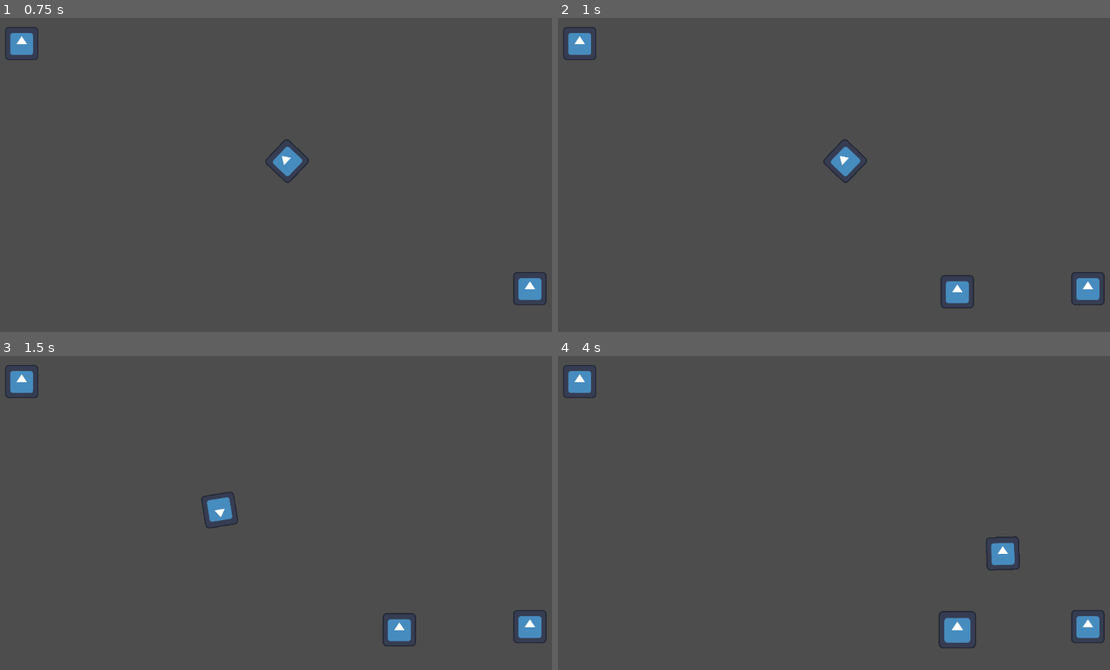
Above: before the commit, frames 1-4 (two rows, left to right).
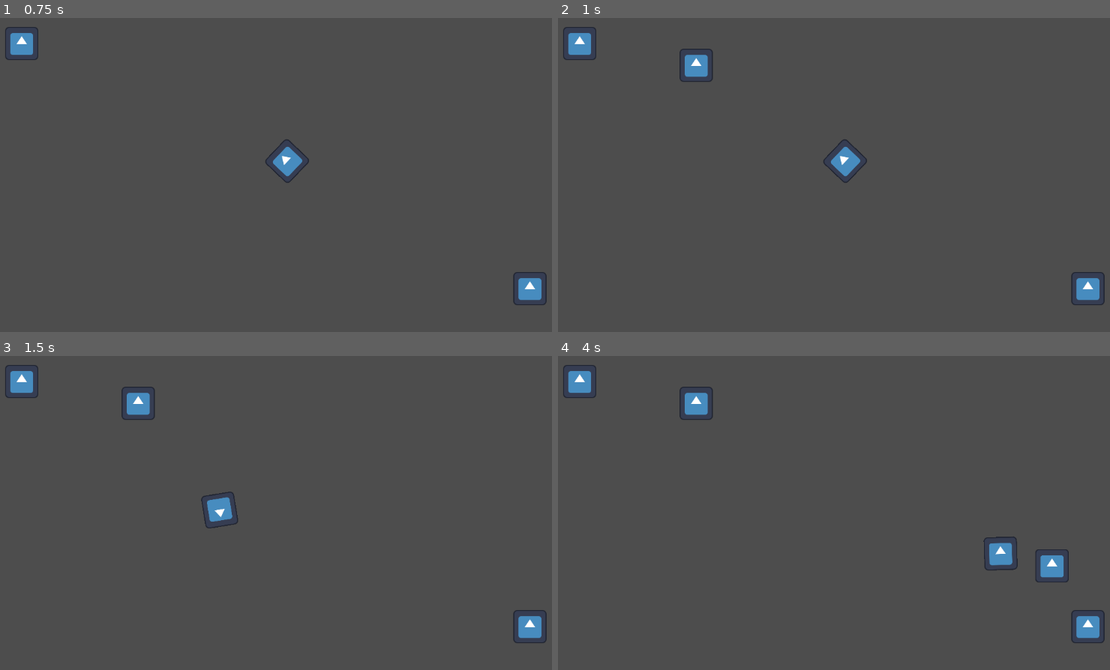
Above: after the commit, the same moments.

Repository: Gonzalo-Pizzolanti/madrid_jam
Game: Godot game, scene res://Scenes/world.tscn
Same seed, same stepped clock (60 frames per second), same inputs: the game is played once before the commit and once after it. The engine's default icon, where the game draws it, is replaced by a stand-in: a white triangle on a blue panel in a dark square. Sound files missing from this copy of the repository are replaced by a short silence.
Inputs (mouse positions are in pixels of both pictures, inside the frame that each line leads up to):
- Up to frame 1 (0.75 s): move the mouse to (287, 162) at 0.52 s
- Up to frame 2 (1 s): no input
- Up to frame 3 (1.5 s): tap Enter at 1.25 s; move the mouse to (165, 519) at 1.27 s
- Up to frame 4 (4 s): tap Space at 2, 3.5 s; move the mouse to (900, 428) at 2.02 s; tap Enter at 2.75 s; move the mouse to (811, 569) at 2.77 s; move the mouse to (1021, 553) at 3.52 s

Frame 1 is identical in both runs. In frame 2, 0.8% of the frame differs, in the area x 22-76%, y 9-93%; in frame 3, 0.8%; in frame 4, 1.4%, in the area x 22-93%, y 9-94%.

Commit message:
feat(Battery): set max number of batteries

Diff:
--- a/Scenes/battery.tscn
+++ b/Scenes/battery.tscn
@@ -9,7 +9,7 @@
 [sub_resource type="CircleShape2D" id="CircleShape2D_mjabg"]
 radius = 223.466
 
-[node name="Battery" type="CharacterBody2D"]
+[node name="Battery" type="CharacterBody2D" groups=["Battery"]]
 scale = Vector2(0.5, 0.5)
 collision_layer = 4
 collision_mask = 8
--- a/Scenes/world.tscn
+++ b/Scenes/world.tscn
@@ -1,9 +1,10 @@
-[gd_scene load_steps=5 format=3 uid="uid://cup3il6c8ldjo"]
+[gd_scene load_steps=6 format=3 uid="uid://cup3il6c8ldjo"]
 
 [ext_resource type="PackedScene" uid="uid://dif1ktcx67lst" path="res://Scenes/spawner_battery.tscn" id="1_5a7ea"]
 [ext_resource type="Script" uid="uid://dt00iyw4gh1jt" path="res://Scripts/world.gd" id="1_8j60k"]
 [ext_resource type="PackedScene" uid="uid://qxgotddilv0m" path="res://Scenes/battery.tscn" id="1_go701"]
 [ext_resource type="PackedScene" uid="uid://bd3kp3tkn7kna" path="res://Scenes/player.tscn" id="2_go701"]
+[ext_resource type="AudioStream" uid="uid://bnlo8qn77rdti" path="res://Music/music_classic_radio.wav" id="5_fo5ed"]
 
 [node name="World" type="Node2D"]
 position = Vector2(2, 0)
@@ -11,7 +12,6 @@
 
 [node name="Spawner_battery" parent="." instance=ExtResource("1_5a7ea")]
 spawn_active = true
-timer_time = 5
 
 [node name="Player" parent="." instance=ExtResource("2_go701")]
 position = Vector2(594, 303)
@@ -24,3 +24,6 @@
 
 [node name="Battery3" parent="Items" instance=ExtResource("1_go701")]
 position = Vector2(1049, 563)
+
+[node name="music_radio" type="AudioStreamPlayer2D" parent="."]
+stream = ExtResource("5_fo5ed")
--- a/Scripts/Components/speed.gd
+++ b/Scripts/Components/speed.gd
@@ -1,14 +1,19 @@
 class_name SpeedComponent
 extends Node
 
+@export_group('SPEED')
+@export var MIN_SPEED : int = 400
+@export var INITIAL_SPEED : int = 1200
+@export var MAX_SPEED : int = 3600
 
-const speed_values : Dictionary = {
-	'min': 0,
-	'default': 1200,
-	'max': 3600
+
+var speed_values : Dictionary = {
+	'min': MIN_SPEED,
+	'default': INITIAL_SPEED,
+	'max': MAX_SPEED
 }
-const default_speed : int = speed_values['default']
-const max_speed : int = speed_values['max']
+var default_speed : int = speed_values['default']
+
 
 var speed : int = default_speed:
 	set = set_speed,
@@ -19,8 +24,8 @@
 	return speed
 
 func set_speed(new_speed : int) -> void:
-	const max_speed = speed_values['max']
-	const min_speed = speed_values['min']
+	var max_speed = speed_values['max']
+	var min_speed = speed_values['min']
 
 	if new_speed < min_speed:
 		speed = min_speed
--- a/Scripts/battery.gd
+++ b/Scripts/battery.gd
@@ -3,6 +3,13 @@
 
 const speed_amount_add : int = 400
 var incremental_velocity : float = 5
+
+static var number_of_batteries : int = 0
+signal remove_battery
+
+
+func _ready() -> void:
+	number_of_batteries += 1
 
 
 func _on_range_getter_area_entered(area: Area2D) -> void:
@@ -15,4 +22,7 @@
 	teewn_dissapear.tween_property(self, "scale", self.scale * 1.25, .25)
 	teewn_dissapear.tween_property(self, "scale", self.scale / 6, .1)
 	await teewn_dissapear.finished
+	number_of_batteries -= 1
+	remove_battery.emit()
+	print('REMOVE!')
 	queue_free()
--- a/Scripts/spawner_battery.gd
+++ b/Scripts/spawner_battery.gd
@@ -3,7 +3,9 @@
 
 @export var spawn_active : bool = false
 @export var timer_time : int = 2
-var scene = preload("res://Scenes/battery.tscn")
+@export var scene : PackedScene = preload("res://Scenes/battery.tscn")
+
+@export var max_number_batteries : int = 5
 
 
 func _ready() -> void:
@@ -12,10 +14,21 @@
 	else:
 		$Timer.wait_time = timer_time
 
+
 func _on_timer_timeout() -> void:
-	var instance = scene.instantiate()
+	var all_batteries = get_tree().get_nodes_in_group('Battery')
+	var number_batteries = all_batteries.size()
+
+	if number_batteries >= max_number_batteries:
+		return
+
+	add_new_battery_element()
+
+
+func add_new_battery_element():
+	var battery : Battery = scene.instantiate()
 	var viewport = get_viewport_rect().size
 	var random_x = randi_range(0, viewport.x)
 	var random_y = randi_range(0, viewport.y)
-	instance.position = Vector2(random_x, random_y)
-	world.add_child(instance)
+	battery.position = Vector2(random_x, random_y)
+	world.add_child(battery)
Not shown, added: Music/music_classic_radio.wav.import
Binary file added: Sprites/hat.png
Not shown, added: Sprites/hat.png.import
Not shown, added: Music/music_classic_radio.wav
